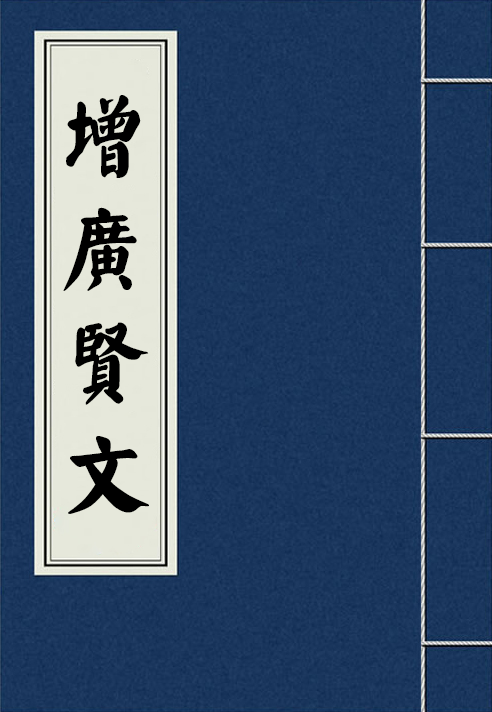
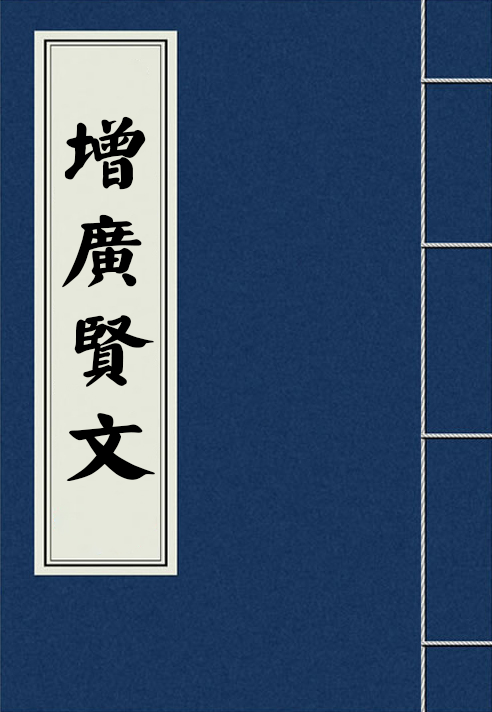
Two versions of the same layered image (492px x 712px). Layer-by-layer changes:
painted on "增广贤文" over [62, 95, 155, 514]
